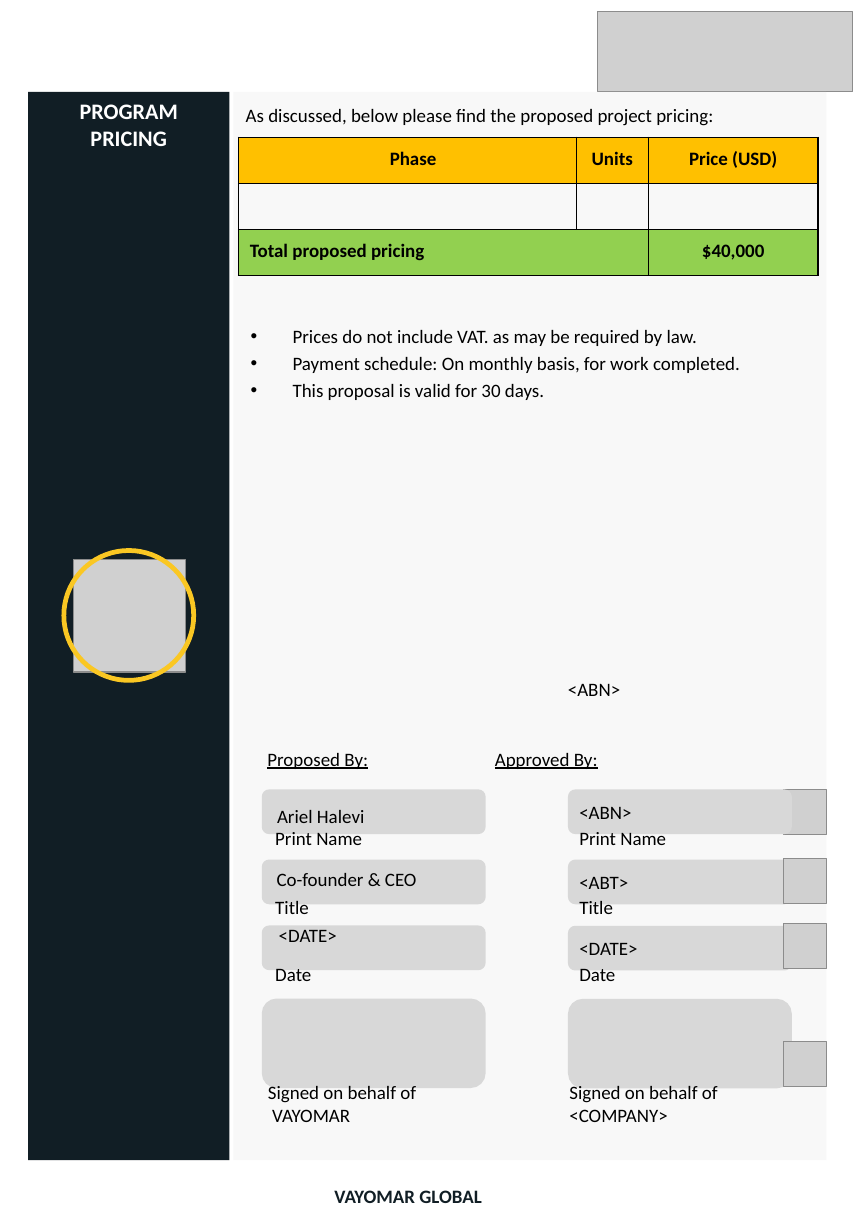
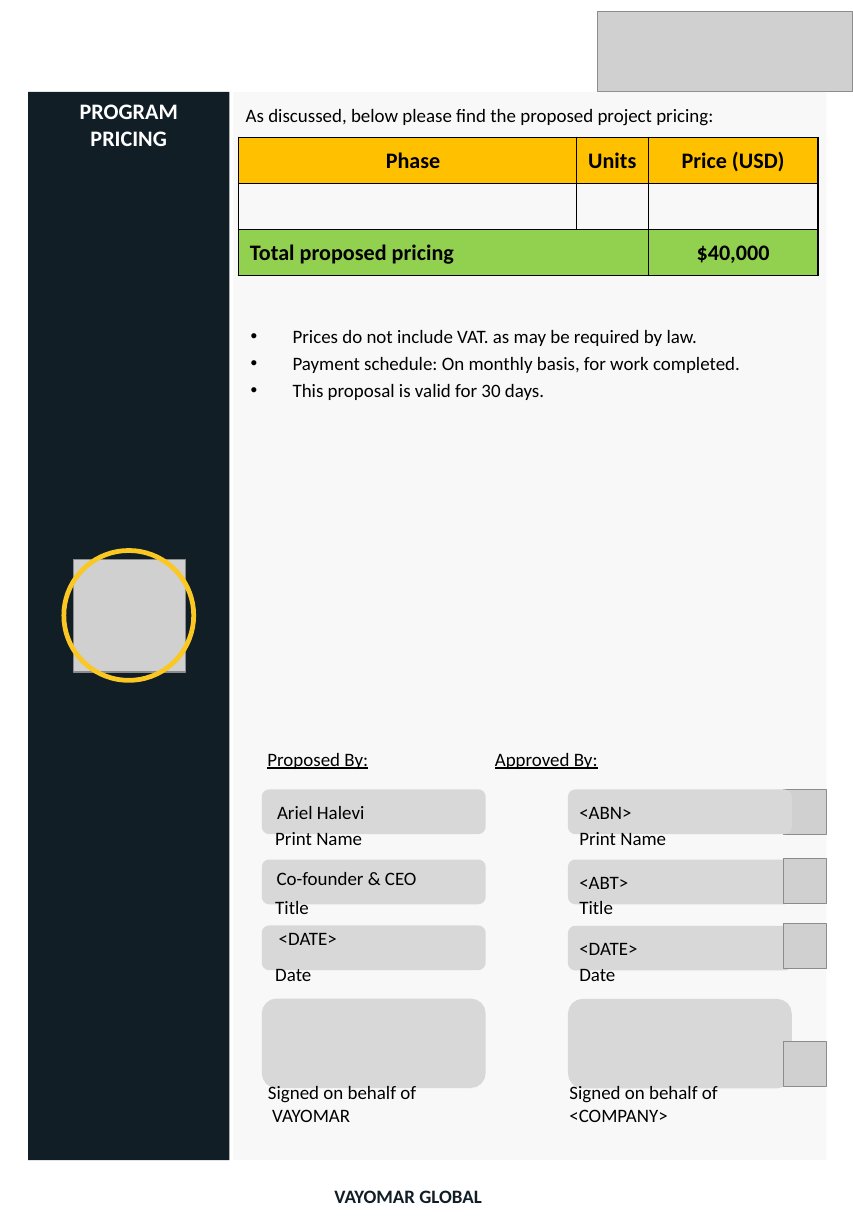
Before and after one commit to guyash/proposalTool, a slide deck: slide 52 of public/proposal_template.pptx. Drawn at 853x1232 pixels with LibreOffice and Linux fonts; fonts in the diff are those of the drawing; grey boxes stand for pictures. Boxes give left, top, right and bottom in pixels: in the first picture for what was removed or moved away, otherwise in the second. Text is boxed around its words. In the diff, an @@ line names an element or a change of style, - is before the commit and + after.

```diff
--- a/public/proposal_template.pptx
+++ b/public/proposal_template.pptx
@@ table at [239,138,818,276] @@
@@ size 12 to 14 pt @@
@@ text removed at [568,684,620,696] @@
-<ABN>
@@ text "Ariel Halevi" at [277,806,364,819]: line spacing 1.53 to 1; vertical alignment top to middle @@
@@ text "<DATE>" at [279,933,337,945]: vertical alignment top to middle @@
```
Also in this commit, not shown: 1 other slide changed, 2 other files.
